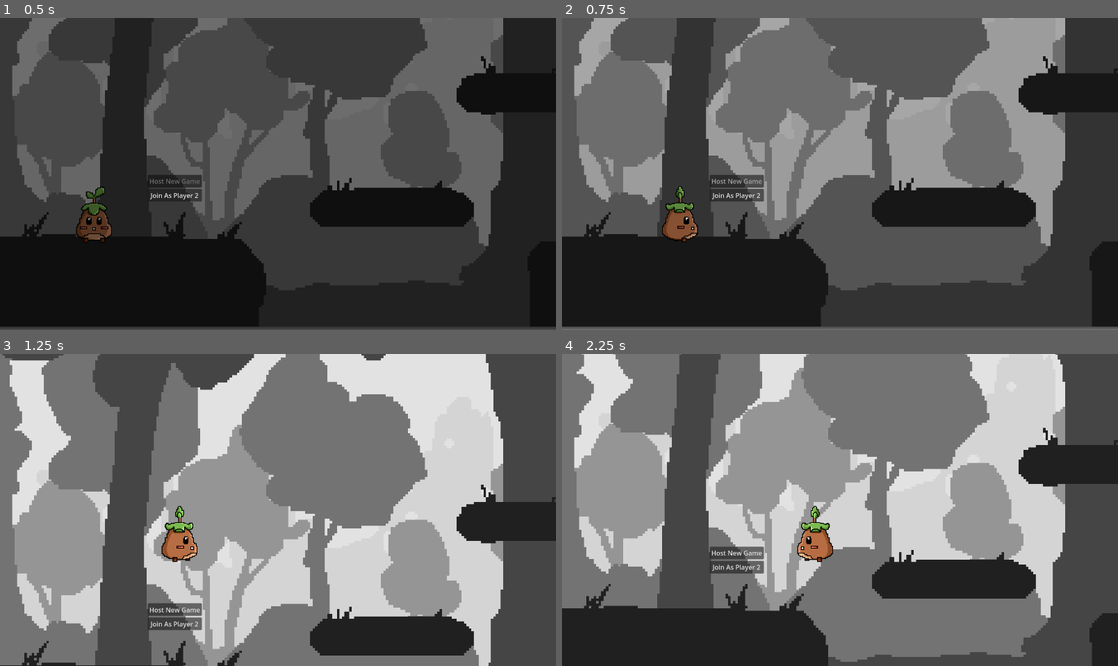
Above: before the commit, frames 1-4 (two rows, left to right).
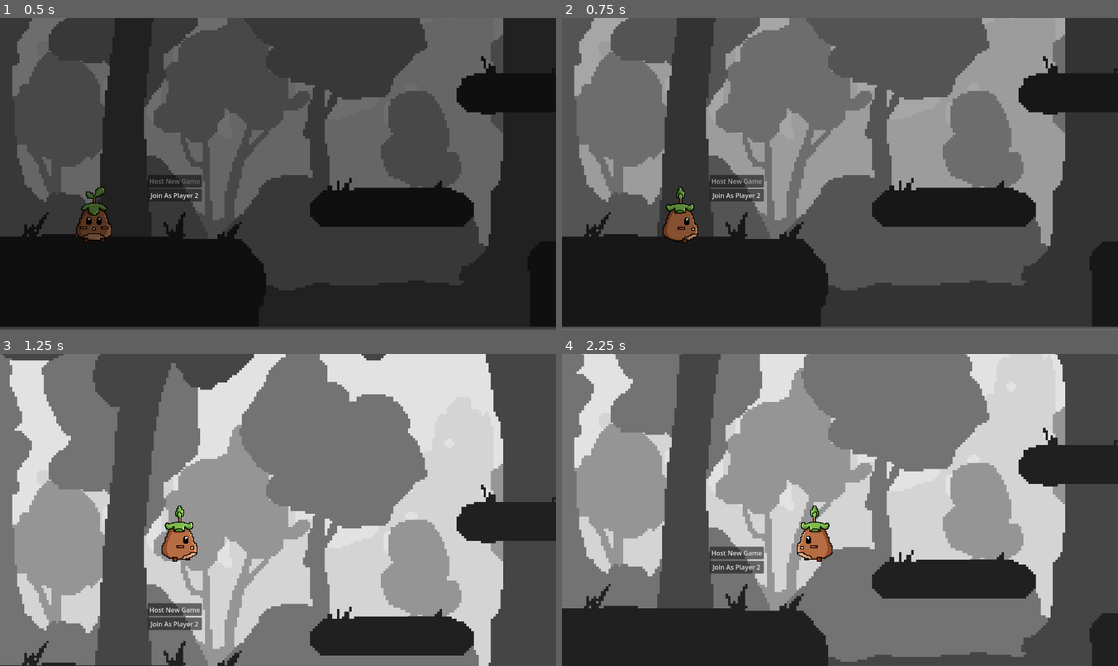
Above: after the commit, the same moments.

Repository: Kevinmru737/COMP4555-Game-Project
Game: Godot game, scene res://scenes/level_2.tscn
The game is run twice, just before and just after one commit, with the same random seed, the same clock (stepped at 60 frames per second) and the same inputs.
Inputs:
- Up to frame 1 (0.5 s): no input
- Up to frame 2 (0.75 s): hold D (d_move_right) from 0.53 s (still down)
- Up to frame 3 (1.25 s): keep holding D (d_move_right); tap Space (space_jump) at 0.77 s
- Up to frame 4 (2.25 s): tap Space (space_jump) at 1.52 s; release D (d_move_right) at 2.03 s; hold A (a_move_left) from 2.03 s (still down)

Frame 1 is identical in both runs. In frame 2, 0.2% of the frame differs, in the area x 18-25%, y 53-72%; in frame 3, 0.2%; in frame 4, 0.3%, in the area x 42-49%, y 48-67%.

Commit message:
Fixed Animation Walk

Diff:
--- a/scenes/multiplayer_player.tscn
+++ b/scenes/multiplayer_player.tscn
@@ -2,7 +2,7 @@
 
 [ext_resource type="Script" uid="uid://hw6aeqsbyii1" path="res://scripts/multiplayer_controller.gd" id="1_4u0qd"]
 [ext_resource type="Texture2D" uid="uid://b3l8q14gbayjn" path="res://art/characters/Tater_Po_Still_Pose_Anim_Adjusted.png" id="3_k8tkd"]
-[ext_resource type="Texture2D" uid="uid://bam1xsg5lfl0u" path="res://art/characters/Tater_Po_Right_Walk_Anim_Adjusted.png" id="4_jlq18"]
+[ext_resource type="Texture2D" uid="uid://cklgefp4ajh3" path="res://art/characters/Tater_Po_Right_Walk_Anim.png" id="4_jlq18"]
 [ext_resource type="Script" uid="uid://djbswriipf6jv" path="res://scripts/multiplayer_input.gd" id="4_k8tkd"]
 
 [sub_resource type="SceneReplicationConfig" id="SceneReplicationConfig_k8tkd"]
@@ -37,35 +37,35 @@
 
 [sub_resource type="AtlasTexture" id="AtlasTexture_8w5q2"]
 atlas = ExtResource("4_jlq18")
-region = Rect2(5, 0, 97, 154)
+region = Rect2(502, 462, 96, 154)
 
 [sub_resource type="AtlasTexture" id="AtlasTexture_xjam5"]
 atlas = ExtResource("4_jlq18")
-region = Rect2(102, 0, 97, 154)
+region = Rect2(612, 462, 96, 154)
 
 [sub_resource type="AtlasTexture" id="AtlasTexture_so63g"]
 atlas = ExtResource("4_jlq18")
-region = Rect2(199, 0, 97, 154)
+region = Rect2(732, 462, 96, 154)
 
 [sub_resource type="AtlasTexture" id="AtlasTexture_3m8bp"]
 atlas = ExtResource("4_jlq18")
-region = Rect2(296, 0, 97, 154)
+region = Rect2(853, 462, 96, 154)
 
 [sub_resource type="AtlasTexture" id="AtlasTexture_u27hq"]
 atlas = ExtResource("4_jlq18")
-region = Rect2(393, 0, 97, 154)
+region = Rect2(973, 462, 96, 154)
 
 [sub_resource type="AtlasTexture" id="AtlasTexture_58ffa"]
 atlas = ExtResource("4_jlq18")
-region = Rect2(490, 0, 97, 154)
+region = Rect2(1092, 462, 96, 154)
 
 [sub_resource type="AtlasTexture" id="AtlasTexture_dcty0"]
 atlas = ExtResource("4_jlq18")
-region = Rect2(587, 0, 97, 154)
+region = Rect2(1210, 462, 96, 154)
 
 [sub_resource type="AtlasTexture" id="AtlasTexture_24rij"]
 atlas = ExtResource("4_jlq18")
-region = Rect2(684, 0, 97, 154)
+region = Rect2(1322, 462, 96, 154)
 
 [sub_resource type="SpriteFrames" id="SpriteFrames_xk3hh"]
 animations = [{
@@ -126,12 +126,12 @@
 script = ExtResource("4_k8tkd")
 
 [node name="AnimatedSprite2D" type="AnimatedSprite2D" parent="."]
-position = Vector2(87, 130)
+position = Vector2(43.999996, 54.999996)
 sprite_frames = SubResource("SpriteFrames_xk3hh")
 animation = &"side_walk"
 
 [node name="CollisionShape2D" type="CollisionShape2D" parent="."]
-position = Vector2(86, 158)
+position = Vector2(44, 83)
 shape = SubResource("CircleShape2D_m4ka2")
 
 [node name="Camera2D" type="Camera2D" parent="."]
--- a/scenes/player_tater_po.tscn
+++ b/scenes/player_tater_po.tscn
@@ -2,7 +2,7 @@
 
 [ext_resource type="Script" uid="uid://cd507odlo2wxd" path="res://scripts/player_tater_po.gd" id="1_kenoj"]
 [ext_resource type="Texture2D" uid="uid://b3l8q14gbayjn" path="res://art/characters/Tater_Po_Still_Pose_Anim_Adjusted.png" id="2_l78cm"]
-[ext_resource type="Texture2D" uid="uid://bam1xsg5lfl0u" path="res://art/characters/Tater_Po_Right_Walk_Anim_Adjusted.png" id="3_l78cm"]
+[ext_resource type="Texture2D" uid="uid://cklgefp4ajh3" path="res://art/characters/Tater_Po_Right_Walk_Anim.png" id="3_l78cm"]
 
 [sub_resource type="AtlasTexture" id="AtlasTexture_fmf0f"]
 atlas = ExtResource("2_l78cm")
@@ -14,35 +14,35 @@
 
 [sub_resource type="AtlasTexture" id="AtlasTexture_8w5q2"]
 atlas = ExtResource("3_l78cm")
-region = Rect2(5, 0, 97, 154)
+region = Rect2(502, 462, 96, 154)
 
 [sub_resource type="AtlasTexture" id="AtlasTexture_xjam5"]
 atlas = ExtResource("3_l78cm")
-region = Rect2(102, 0, 97, 154)
+region = Rect2(612, 462, 96, 154)
 
 [sub_resource type="AtlasTexture" id="AtlasTexture_so63g"]
 atlas = ExtResource("3_l78cm")
-region = Rect2(199, 0, 97, 154)
+region = Rect2(732, 462, 96, 154)
 
 [sub_resource type="AtlasTexture" id="AtlasTexture_3m8bp"]
 atlas = ExtResource("3_l78cm")
-region = Rect2(296, 0, 97, 154)
+region = Rect2(853, 462, 96, 154)
 
 [sub_resource type="AtlasTexture" id="AtlasTexture_u27hq"]
 atlas = ExtResource("3_l78cm")
-region = Rect2(393, 0, 97, 154)
+region = Rect2(973, 462, 96, 154)
 
 [sub_resource type="AtlasTexture" id="AtlasTexture_58ffa"]
 atlas = ExtResource("3_l78cm")
-region = Rect2(490, 0, 97, 154)
+region = Rect2(1092, 462, 96, 154)
 
 [sub_resource type="AtlasTexture" id="AtlasTexture_dcty0"]
 atlas = ExtResource("3_l78cm")
-region = Rect2(587, 0, 97, 154)
+region = Rect2(1210, 462, 96, 154)
 
 [sub_resource type="AtlasTexture" id="AtlasTexture_24rij"]
 atlas = ExtResource("3_l78cm")
-region = Rect2(684, 0, 97, 154)
+region = Rect2(1322, 462, 96, 154)
 
 [sub_resource type="SpriteFrames" id="SpriteFrames_0vnm7"]
 animations = [{
@@ -98,7 +98,6 @@
 position = Vector2(43.999996, 54.999996)
 sprite_frames = SubResource("SpriteFrames_0vnm7")
 animation = &"side_walk"
-frame_progress = 0.7245624
 
 [node name="CollisionShape2D" type="CollisionShape2D" parent="."]
 position = Vector2(43, 83)
Binary file removed: art/characters/Tater_Po_Left_Walk_Anim.png
Not shown, removed: art/characters/Tater_Po_Left_Walk_Anim.png.import
Binary file removed: art/characters/Tater_Po_Right_Walk_Anim_Adjusted.png
Not shown, removed: art/characters/Tater_Po_Right_Walk_Anim_Adjusted.png.import
Not shown, changed: export_presets.cfg
